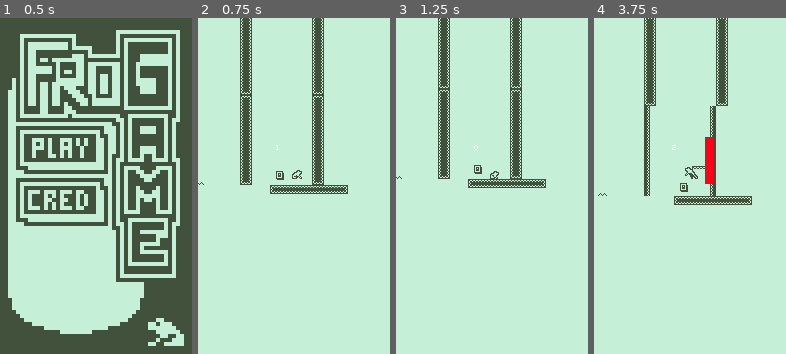
Above: before the commit, frames 1-4 (left to right).
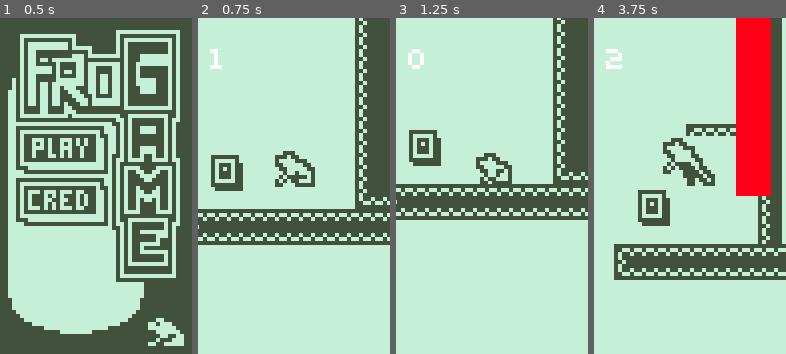
Above: after the commit, the same moments.

Repository: atomic-frogs/FroGame
Game: Godot game, scene res://Scenes/Menu.tscn
Two runs of this game, one before a commit and one after it. Both use one fixed random seed, a clock stepped at 60 frames per second and the inputs below.
Inputs (mouse positions are in pixels of both pictures, inside the frame that each line leads up to):
- Up to frame 1 (0.5 s): no input
- Up to frame 2 (0.75 s): click (261, 132) at 0.5 s
- Up to frame 3 (1.25 s): no input
- Up to frame 4 (3.75 s): tap Enter at 1.25 s; move the mouse to (732, 169) at 1.27 s; hold D (right) 1.28-2.75 s; tap Space (jump) at 1.35, 1.52, 1.82, 2.27, 2.3, 2.57, 3.5 s; move the mouse to (651, 202) at 2.02 s; click (651, 202) at 2.1 s; click (695, 343) at 2.75 s; move the mouse to (709, 112) at 3.52 s; hold A (left) from 3.53 s (still down); tap E (onoff) at 3.6 s

Frame 1 is identical in both runs. In frame 2, 26% of the frame differs, in the area x 0-100%, y 0-68%; in frame 3, 23%; in frame 4, 30%, in the area x 2-100%, y 0-78%.

Commit message:
tava tentando colisao

Diff:
--- a/Scenes/Player.tscn
+++ b/Scenes/Player.tscn
@@ -14,7 +14,7 @@
 length = 0.3
 step = 0.01
 tracks/0/type = "value"
-tracks/0/path = NodePath("CollisionShape2D/player_sprite_on:frame")
+tracks/0/path = NodePath("player_sprite_on:frame")
 tracks/0/interp = 1
 tracks/0/loop_wrap = true
 tracks/0/imported = false
@@ -26,7 +26,7 @@
 "values": [ 14, 15, 16, 17, 18, 19, 11 ]
 }
 tracks/1/type = "value"
-tracks/1/path = NodePath("CollisionShape2D/player_sprite_off:frame")
+tracks/1/path = NodePath("player_sprite_off:frame")
 tracks/1/interp = 1
 tracks/1/loop_wrap = true
 tracks/1/imported = false
@@ -43,7 +43,7 @@
 length = 0.2
 step = 0.01
 tracks/0/type = "value"
-tracks/0/path = NodePath("CollisionShape2D/player_sprite_on:frame")
+tracks/0/path = NodePath("player_sprite_on:frame")
 tracks/0/interp = 1
 tracks/0/loop_wrap = true
 tracks/0/imported = false
@@ -55,7 +55,7 @@
 "values": [ 13, 20 ]
 }
 tracks/1/type = "value"
-tracks/1/path = NodePath("CollisionShape2D/player_sprite_off:frame")
+tracks/1/path = NodePath("player_sprite_off:frame")
 tracks/1/interp = 1
 tracks/1/loop_wrap = true
 tracks/1/imported = false
@@ -71,7 +71,7 @@
 length = 0.13
 step = 0.01
 tracks/0/type = "value"
-tracks/0/path = NodePath("CollisionShape2D/player_sprite_on:frame")
+tracks/0/path = NodePath("player_sprite_on:frame")
 tracks/0/interp = 1
 tracks/0/loop_wrap = true
 tracks/0/imported = false
@@ -83,7 +83,7 @@
 "values": [ 7, 8, 9, 10, 11 ]
 }
 tracks/1/type = "value"
-tracks/1/path = NodePath("CollisionShape2D/player_sprite_off:frame")
+tracks/1/path = NodePath("player_sprite_off:frame")
 tracks/1/interp = 1
 tracks/1/loop_wrap = true
 tracks/1/imported = false
@@ -98,7 +98,7 @@
 [sub_resource type="Animation" id=4]
 length = 0.01
 tracks/0/type = "value"
-tracks/0/path = NodePath("CollisionShape2D/player_sprite_on:frame")
+tracks/0/path = NodePath("player_sprite_on:frame")
 tracks/0/interp = 1
 tracks/0/loop_wrap = true
 tracks/0/imported = false
@@ -110,7 +110,7 @@
 "values": [ 0 ]
 }
 tracks/1/type = "value"
-tracks/1/path = NodePath("CollisionShape2D/player_sprite_off:frame")
+tracks/1/path = NodePath("player_sprite_off:frame")
 tracks/1/interp = 1
 tracks/1/loop_wrap = true
 tracks/1/imported = false
@@ -127,7 +127,7 @@
 loop = true
 step = 0.01
 tracks/0/type = "value"
-tracks/0/path = NodePath("CollisionShape2D/player_sprite_on:frame")
+tracks/0/path = NodePath("player_sprite_on:frame")
 tracks/0/interp = 1
 tracks/0/loop_wrap = true
 tracks/0/imported = false
@@ -139,7 +139,7 @@
 "values": [ 0, 1, 2, 3, 4, 5, 6 ]
 }
 tracks/1/type = "value"
-tracks/1/path = NodePath("CollisionShape2D/player_sprite_off:frame")
+tracks/1/path = NodePath("player_sprite_off:frame")
 tracks/1/interp = 1
 tracks/1/loop_wrap = true
 tracks/1/imported = false
@@ -152,7 +152,7 @@
 }
 
 [sub_resource type="RectangleShape2D" id=6]
-extents = Vector2( 3, 3 )
+extents = Vector2( 6.43145, 5.80511 )
 
 [sub_resource type="DynamicFont" id=7]
 font_data = ExtResource( 3 )
@@ -179,27 +179,29 @@
 anims/Stand = SubResource( 4 )
 anims/Walk = SubResource( 5 )
 
-[node name="CollisionShape2D" type="CollisionShape2D" parent="."]
-position = Vector2( -0.875984, -3.35512 )
-shape = SubResource( 6 )
-
-[node name="player_sprite_on" type="Sprite" parent="CollisionShape2D"]
-position = Vector2( 0.875984, -2.64488 )
+[node name="player_sprite_on" type="Sprite" parent="."]
+position = Vector2( 0, -6 )
 texture = ExtResource( 1 )
+flip_h = true
 vframes = 3
 hframes = 7
-frame = 19
+frame = 13
 region_rect = Rect2( 19, 4, 1, 2 )
 
-[node name="player_sprite_off" type="Sprite" parent="CollisionShape2D"]
-position = Vector2( 0.875984, -2.64488 )
+[node name="player_sprite_off" type="Sprite" parent="."]
+position = Vector2( 0, -6 )
 texture = ExtResource( 8 )
 vframes = 3
 hframes = 7
-frame = 19
+frame = 3
 region_rect = Rect2( 19, 4, 1, 2 )
 
+[node name="CollisionShape2D" type="CollisionShape2D" parent="."]
+position = Vector2( -1.61427, -6.33225 )
+shape = SubResource( 6 )
+
 [node name="Camera2D" type="Camera2D" parent="."]
+current = true
 
 [node name="RayCast2D" type="RayCast2D" parent="."]
 enabled = true
--- a/Scenes/World.tscn
+++ b/Scenes/World.tscn
@@ -26,7 +26,6 @@
 
 [node name="Camera2D2" type="Camera2D" parent="Player"]
 position = Vector2( -2.99181, 6.91659 )
-current = true
 zoom = Vector2( 4, 4 )
 
 [node name="Enemy Spawn" type="Position2D" parent="Player"]
--- a/Scripts/Player.gd
+++ b/Scripts/Player.gd
@@ -10,8 +10,8 @@
 var dir = 0
 
 onready var raycast = $RayCast2D
-onready var sprite = $CollisionShape2D/player_sprite_on
-onready var sprite2 = $CollisionShape2D/player_sprite_off
+onready var sprite = $player_sprite_on
+onready var sprite2 = $player_sprite_off
 onready var animationPlayer = $AnimationPlayer
 onready var blackground = $Blackground
 
@@ -19,14 +19,12 @@
 	dir = 0
 	if Input.is_action_pressed("right"):
 		dir += 1
-		$CollisionShape2D.set_scale(Vector2(1, 1))
-#		sprite.flip_h = 0
-#		sprite2.flip_h = 0
+		sprite.flip_h = 0
+		sprite2.flip_h = 0
 	if Input.is_action_pressed("left"):
 		dir -= 1
-		$CollisionShape2D.set_scale(Vector2(-1,1))
-#		sprite.flip_h = 1
-#		sprite2.flip_h = 1
+		sprite.flip_h = 1
+		sprite2.flip_h = 1
 	if dir != 0:
 		velocity.x = lerp(velocity.x, dir * speed, acceleration)
 	else:
